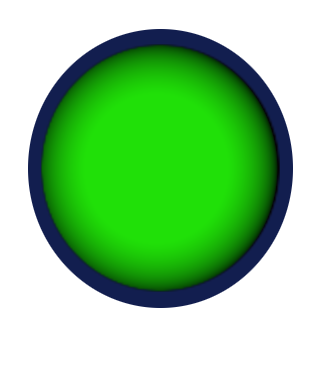
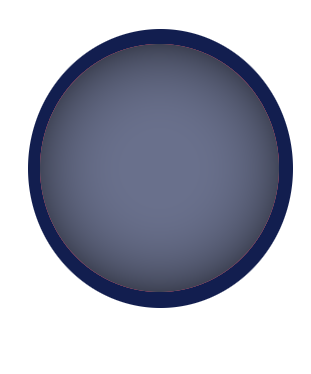
The second 311×374 image is a revision of the first. Changes to its layers:
added layer "Red copy" above "Red" over [40,44,279,292]
hid "New Green" over [41,44,280,292]
